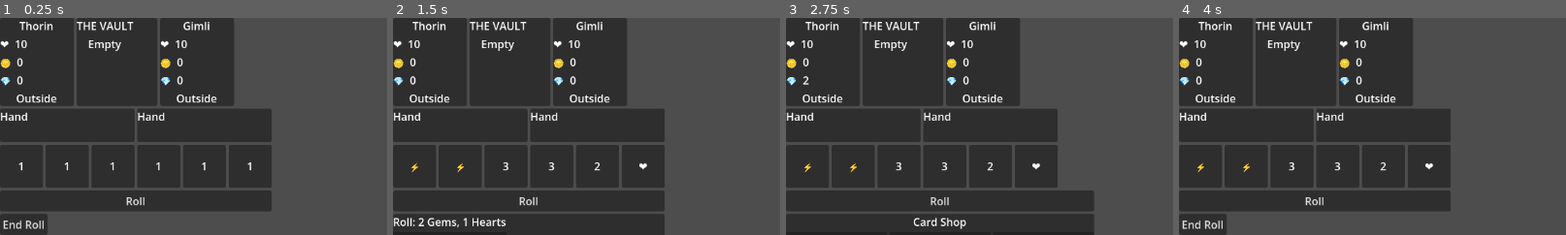
Above: before the commit, frames 1-4 (left to right).
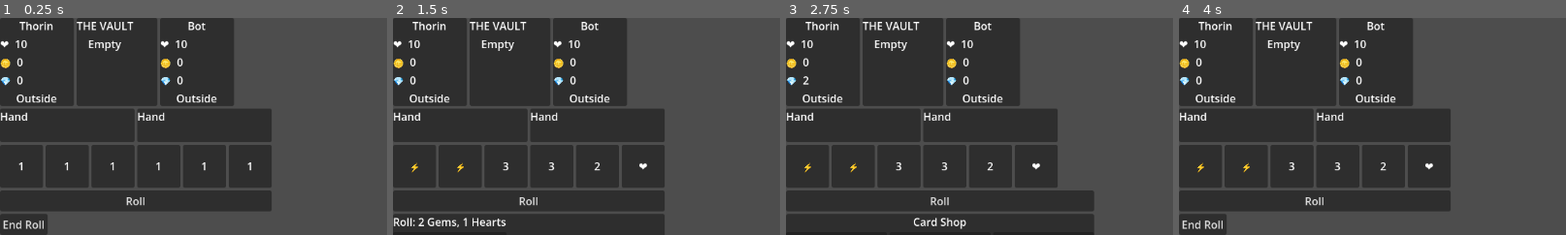
Above: after the commit, the same moments.

Repository: bogus998/KingOfTheHill
Game: Godot game, scene res://scenes/game/main_game.tscn
Two runs of this game, one before a commit and one after it. Both use one fixed random seed, a clock stepped at 60 frames per second and the inputs below.
Inputs:
- Up to frame 1 (0.25 s): no input
- Up to frame 2 (1.5 s): click "Roll" at 0.5 s; click "End Roll" at 1.25 s
- Up to frame 3 (2.75 s): click "Apply Results" at 2 s
- Up to frame 4 (4 s): click "Buy" at 2.75 s; click "End Turn" at 3.5 s
The pictures show only the part of the screen within x 0-50%, y 0-50%; the shares and areas given below are measured in that part.

The runs differ from the first frame. In frame 1, 0.2% of the frame differs, in the area x 47-55%, y 1-6%; in frame 2, 0.2%; in frame 3, 0.2%; in frame 4, 0.2%.

Commit message:
Milestone 6: AI bot — BotBrain logic and bot turn coroutine
Co-Authored-By: Claude Sonnet 4.6 <noreply@anthropic.com>

Diff:
--- /dev/null
+++ b/scripts/ai/bot_brain.gd
@@ -0,0 +1,41 @@
+extends Node
+
+func decide_holds(faces: Array, player_data: PlayerData) -> Array[bool]:
+	var holds: Array[bool] = []
+	holds.resize(faces.size())
+
+	var counts: Dictionary = {}
+	for f in faces:
+		counts[f] = counts.get(f, 0) + 1
+
+	for i in faces.size():
+		var f = faces[i]
+		match f:
+			DiceResolver.DieFace.HEART:
+				holds[i] = player_data.position == PlayerData.PlayerPosition.OUTSIDE \
+						and player_data.health < 6
+			DiceResolver.DieFace.CLAW:
+				holds[i] = player_data.position == PlayerData.PlayerPosition.AT_VAULT
+			DiceResolver.DieFace.GEM:
+				holds[i] = true
+			_:
+				var count: int = counts.get(f, 0)
+				holds[i] = count >= 3 or (count >= 2 and player_data.gold < 10)
+
+	return holds
+
+func decide_buy(visible_cards: Array, gems: int) -> int:
+	var best_idx := -1
+	var best_cost := 999
+	for i in visible_cards.size():
+		var card: CardData = visible_cards[i]
+		if card.gem_cost <= gems and card.gem_cost < best_cost:
+			best_cost = card.gem_cost
+			best_idx = i
+	return best_idx
+
+func decide_flee(player_data: PlayerData) -> bool:
+	return player_data.health < 4
+
+func get_thinking_delay() -> float:
+	return randf_range(0.8, 1.5)
--- a/scripts/game/main_game_controller.gd
+++ b/scripts/game/main_game_controller.gd
@@ -10,10 +10,12 @@
 var _pending_attacker: int = -1
 var _resolution_controller: Node = preload("res://scripts/game/resolution_controller.gd").new()
 var _card_effect_handler: Node = preload("res://scripts/cards/card_effect_handler.gd").new()
+var _bot_brain: Node = preload("res://scripts/ai/bot_brain.gd").new()
 
 func _ready() -> void:
 	add_child(_resolution_controller)
 	add_child(_card_effect_handler)
+	add_child(_bot_brain)
 
 	GameManager.game_ended.connect(_on_game_ended)
 	TurnManager.phase_changed.connect(_on_phase_changed)
@@ -34,11 +36,13 @@
 	# Temporary auto-start; replaced by setup menu in Milestone 7
 	GameManager.start_game({"players": [
 		{"name": "Thorin", "is_bot": false},
-		{"name": "Gimli",  "is_bot": false},
+		{"name": "Bot",    "is_bot": true},
 	]})
 
-func _on_turn_started(_player_index: int) -> void:
+func _on_turn_started(player_index: int) -> void:
 	_last_roll_result = { "gold": 0, "gems": 0, "claws": 0, "hearts": 0 }
+	if PlayerManager.players[player_index].is_bot:
+		_run_bot_turn.call_deferred()
 
 func _on_phase_changed(phase: TurnManager.TurnPhase) -> void:
 	if phase == TurnManager.TurnPhase.END_TURN:
@@ -71,6 +75,12 @@
 
 func _on_escape_requested(attacker_index: int, defender_index: int) -> void:
 	_pending_attacker = attacker_index
+	if PlayerManager.players[defender_index].is_bot:
+		if _bot_brain.decide_flee(PlayerManager.players[defender_index]):
+			_on_flee()
+		else:
+			_on_stay()
+		return
 	var attacker_name := PlayerManager.players[attacker_index].player_name
 	var defender_name := PlayerManager.players[defender_index].player_name
 	_escape_dialog.show_dialog(attacker_name, defender_name)
@@ -96,3 +106,51 @@
 		])
 	else:
 		print("Game Over! Draw!")
+
+func _run_bot_turn() -> void:
+	var bot_index := TurnManager.current_player_index
+
+	# === DICE ROLL — up to 3 rolls ===
+	for roll_num in range(3):
+		if not TurnManager.is_game_active or TurnManager.current_phase != TurnManager.TurnPhase.DICE_ROLL:
+			return
+		await get_tree().create_timer(_bot_brain.get_thinking_delay()).timeout
+		if not TurnManager.is_game_active or TurnManager.current_phase != TurnManager.TurnPhase.DICE_ROLL:
+			return
+		_dice_pool.roll_active_dice()
+
+		if roll_num < 2:
+			var holds: Array[bool] = _bot_brain.decide_holds(
+					_dice_pool.get_all_faces(), PlayerManager.players[bot_index])
+			for i in holds.size():
+				var die = _dice_pool.get_die(i)
+				if die == null:
+					continue
+				var is_held: bool = die.state == 1  # DieState.HELD = 1
+				if holds[i] != is_held:
+					_dice_pool.toggle_hold(i)
+
+	# === END ROLL ===
+	if not TurnManager.is_game_active or TurnManager.current_phase != TurnManager.TurnPhase.DICE_ROLL:
+		return
+	await get_tree().create_timer(_bot_brain.get_thinking_delay()).timeout
+	_on_end_roll()
+
+	# === APPLY RESULTS ===
+	if not TurnManager.is_game_active or TurnManager.current_phase != TurnManager.TurnPhase.RESOLUTION:
+		return
+	await get_tree().create_timer(_bot_brain.get_thinking_delay()).timeout
+	_on_apply_results()
+
+	# If escape dialog is shown (human defender), wait for them to decide
+	if TurnManager.is_game_active and TurnManager.current_phase == TurnManager.TurnPhase.RESOLUTION:
+		await TurnManager.phase_changed
+
+	# === BUY CARDS ===
+	if not TurnManager.is_game_active or TurnManager.current_phase != TurnManager.TurnPhase.BUY_CARDS:
+		return
+	await get_tree().create_timer(_bot_brain.get_thinking_delay()).timeout
+	var buy_idx: int = _bot_brain.decide_buy(CardShop.visible_cards, PlayerManager.players[bot_index].gems)
+	if buy_idx >= 0:
+		CardShop.purchase(buy_idx, bot_index)
+	_on_end_turn()
--- /dev/null
+++ b/tests/unit/test_m6_bot_brain.gd
@@ -0,0 +1,83 @@
+extends GutTest
+
+var _brain: Node = null
+
+func before_each() -> void:
+	GameManager.start_game({"players": [
+		{"name": "Thorin", "is_bot": false},
+		{"name": "Bot",    "is_bot": true},
+	]})
+	_brain = add_child_autofree(load("res://scripts/ai/bot_brain.gd").new())
+
+func _make_player(hp: int, pos: PlayerData.PlayerPosition, gold: int = 0) -> PlayerData:
+	var p := PlayerData.new()
+	p.health = hp
+	p.position = pos
+	p.gold = gold
+	return p
+
+# ── decide_holds ──────────────────────────────────────────────────────────────
+
+func test_holds_hearts_when_low_hp_outside() -> void:
+	var player := _make_player(5, PlayerData.PlayerPosition.OUTSIDE)
+	var faces := [DiceResolver.DieFace.HEART, DiceResolver.DieFace.ONE,
+			DiceResolver.DieFace.TWO, DiceResolver.DieFace.THREE,
+			DiceResolver.DieFace.GEM, DiceResolver.DieFace.CLAW]
+	var holds: Array[bool] = _brain.decide_holds(faces, player)
+	assert_true(holds[0])
+
+func test_does_not_hold_hearts_at_vault() -> void:
+	var player := _make_player(5, PlayerData.PlayerPosition.AT_VAULT)
+	var faces := [DiceResolver.DieFace.HEART, DiceResolver.DieFace.ONE,
+			DiceResolver.DieFace.TWO, DiceResolver.DieFace.THREE,
+			DiceResolver.DieFace.GEM, DiceResolver.DieFace.CLAW]
+	var holds: Array[bool] = _brain.decide_holds(faces, player)
+	assert_false(holds[0])
+
+func test_holds_claws_at_vault_when_hp_low() -> void:
+	var player := _make_player(4, PlayerData.PlayerPosition.AT_VAULT)
+	var faces := [DiceResolver.DieFace.CLAW, DiceResolver.DieFace.ONE,
+			DiceResolver.DieFace.TWO, DiceResolver.DieFace.THREE,
+			DiceResolver.DieFace.GEM, DiceResolver.DieFace.HEART]
+	var holds: Array[bool] = _brain.decide_holds(faces, player)
+	assert_true(holds[0])
+
+func test_holds_matching_numbers_when_gold_needed() -> void:
+	var player := _make_player(10, PlayerData.PlayerPosition.OUTSIDE, 3)
+	var faces := [DiceResolver.DieFace.TWO, DiceResolver.DieFace.TWO,
+			DiceResolver.DieFace.THREE, DiceResolver.DieFace.GEM,
+			DiceResolver.DieFace.HEART, DiceResolver.DieFace.CLAW]
+	var holds: Array[bool] = _brain.decide_holds(faces, player)
+	assert_true(holds[0])
+	assert_true(holds[1])
+
+# ── decide_buy ────────────────────────────────────────────────────────────────
+
+func test_decide_buy_returns_cheapest_affordable() -> void:
+	var cards: Array = []
+	var c1 := CardData.new(); c1.gem_cost = 3; cards.append(c1)
+	var c2 := CardData.new(); c2.gem_cost = 1; cards.append(c2)
+	var c3 := CardData.new(); c3.gem_cost = 2; cards.append(c3)
+	assert_eq(_brain.decide_buy(cards, 2), 1)
+
+func test_decide_buy_returns_minus1_when_unaffordable() -> void:
+	var cards: Array = []
+	var c1 := CardData.new(); c1.gem_cost = 5; cards.append(c1)
+	assert_eq(_brain.decide_buy(cards, 2), -1)
+
+# ── decide_flee ───────────────────────────────────────────────────────────────
+
+func test_decide_flee_true_when_hp_below_4() -> void:
+	var player := _make_player(3, PlayerData.PlayerPosition.AT_VAULT)
+	assert_true(_brain.decide_flee(player))
+
+func test_decide_flee_false_when_hp_sufficient() -> void:
+	var player := _make_player(6, PlayerData.PlayerPosition.AT_VAULT)
+	assert_false(_brain.decide_flee(player))
+
+# ── get_thinking_delay ────────────────────────────────────────────────────────
+
+func test_thinking_delay_in_range() -> void:
+	for _i in 20:
+		var delay: float = _brain.get_thinking_delay()
+		assert_true(delay >= 0.8 and delay <= 1.5)
Not shown, added: scripts/ai/bot_brain.gd.uid
Not shown, added: tests/unit/test_m6_bot_brain.gd.uid
